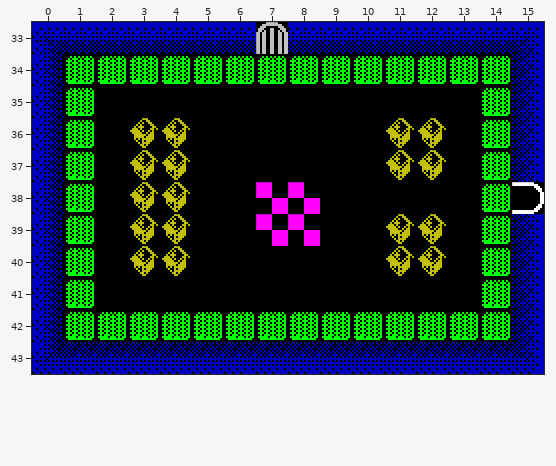
An edit to a level. Tiled map, assets/maps/warehouse.tmx. Above, as it was before the edit.
Cells are 16x16 px. Shown: x 0..15, y 33..43.
After:
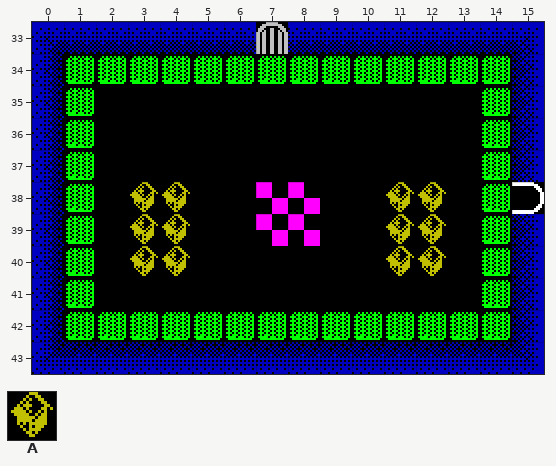
Key: from "warehouse": A 12.
_ is an empty cell.
Commit: Add text objects to maps.
Edits made:
{"where": "layer \"Tiles\""}
{"y":36,"x":3,"old":"AA","new":"__"}
{"y":36,"x":11,"old":"AA","new":"__"}
{"y":37,"x":3,"old":"AA","new":"__"}
{"y":37,"x":11,"old":"AA","new":"__"}
{"y":38,"x":11,"old":"__","new":"AA"}
{"label":"removed","picture_box":[130,118,190,180]}
{"label":"changed","picture_box":[386,118,446,212]}
